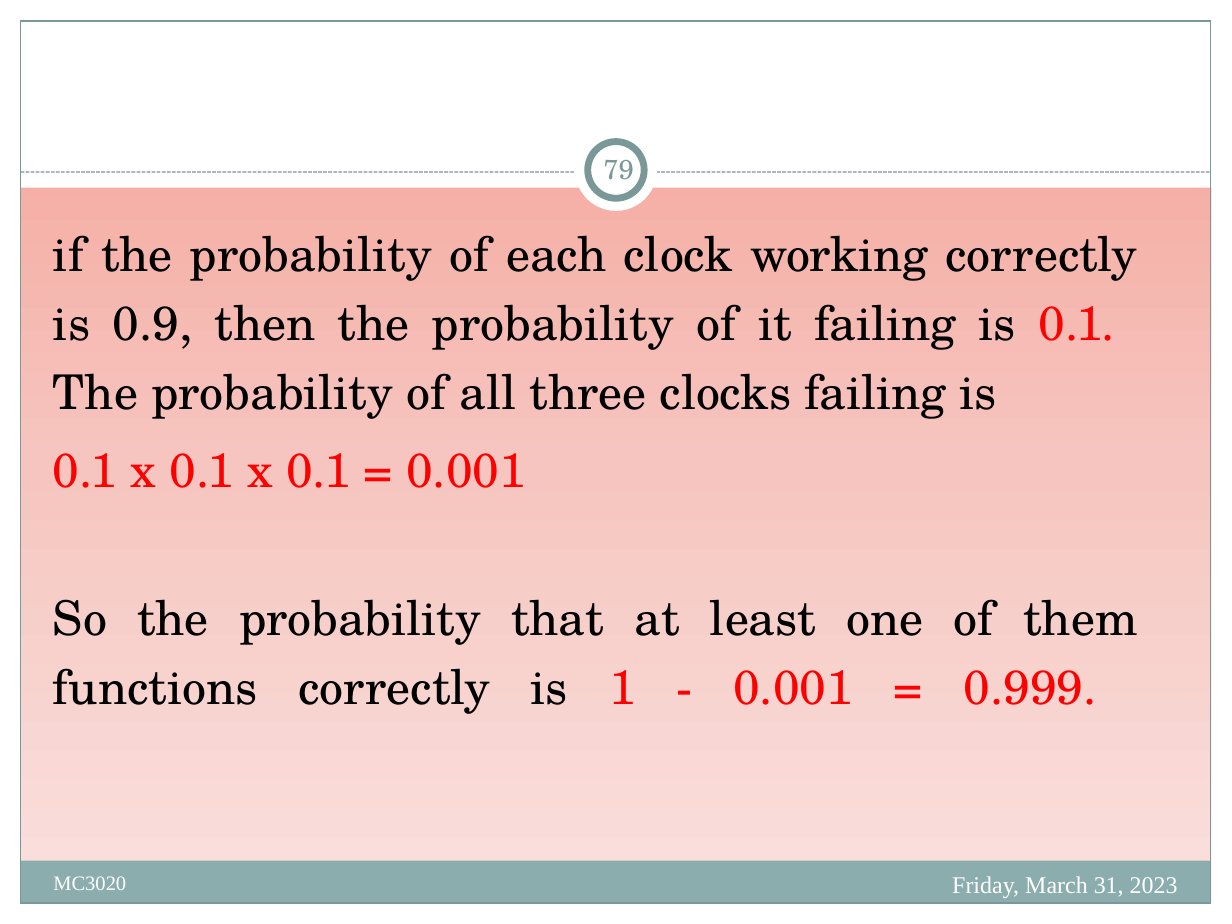
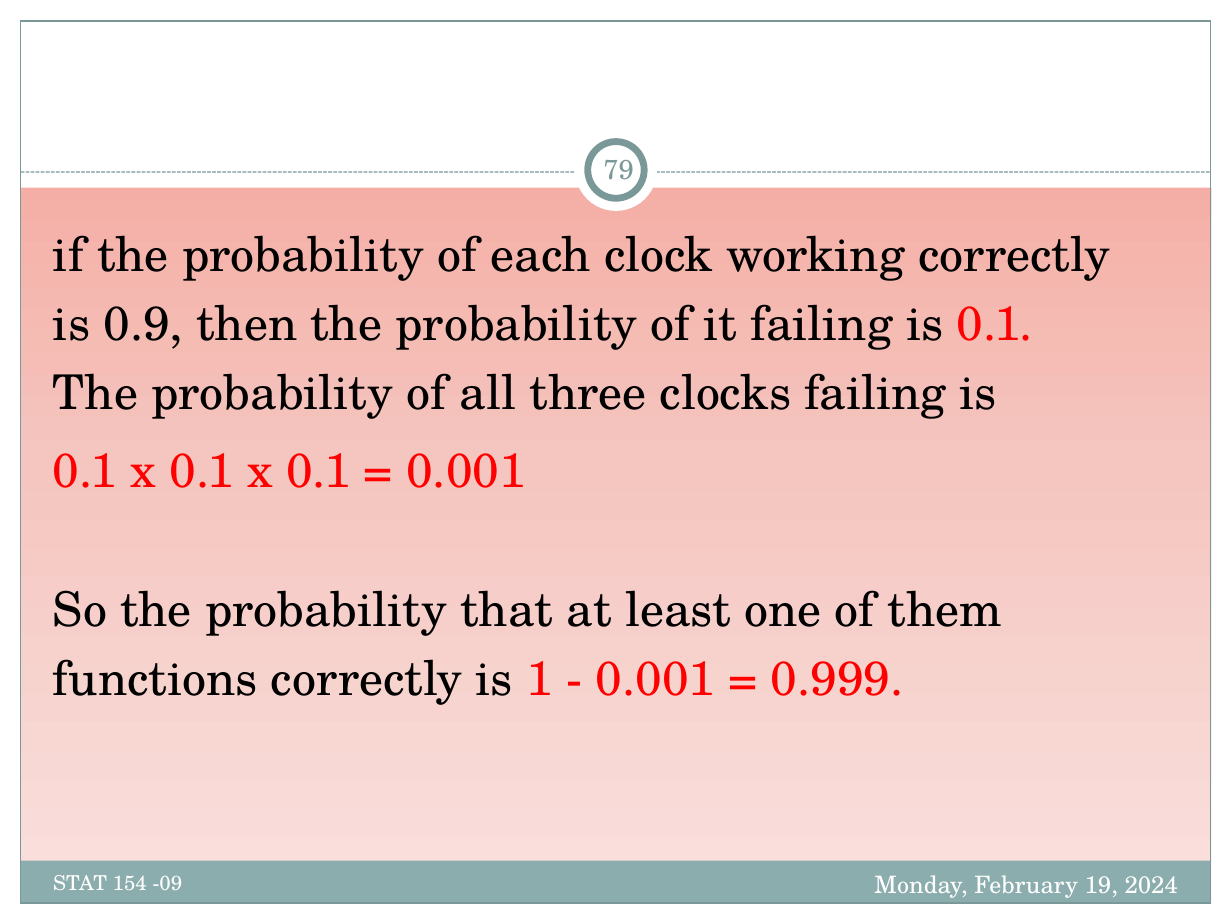
Before and after one commit to Mayooran1987/MC3020_E22, a slide deck: slide 79 of Lect_1.pptx. Drawn at 1232x924 pixels with LibreOffice and Linux fonts; fonts in the diff are those of the drawing. Boxes give left, top, right and bottom in pixels: in the first picture for what was removed or moved away, otherwise in the second. Text is boxed around its words. In the diff, an @@ line names an element or a change of style, - is before the commit and + after.

```diff
--- a/Lect_1.pptx
+++ b/Lect_1.pptx
@@ text at box(53, 235, 1110, 419): alignment justified to left @@
@@ text at box(53, 453, 1002, 705): text changed @@
-0.1 x 0.1 x 0.1 = 0.001
-So the probability that at least one of them functions correctly is 1 - 0.001 = 0.999.
+0.1 x 0.1 x 0.1 = 0.001
+So the probability that at least one of them functions correctly is 1 - 0.001 = 0.999.
@@ text at box(53, 875, 183, 890): text changed; font Times New Roman to TeX Gyre Schola @@
-MC3020
+STAT 154 -09
@@ text at box(874, 875, 1178, 898): text changed; font Times New Roman to TeX Gyre Schola @@
-Friday, March 31, 2023
+Monday, February 19, 2024
```
Also in this commit, not shown: 70 other slides changed, 2 slides added, 2 slides removed.
